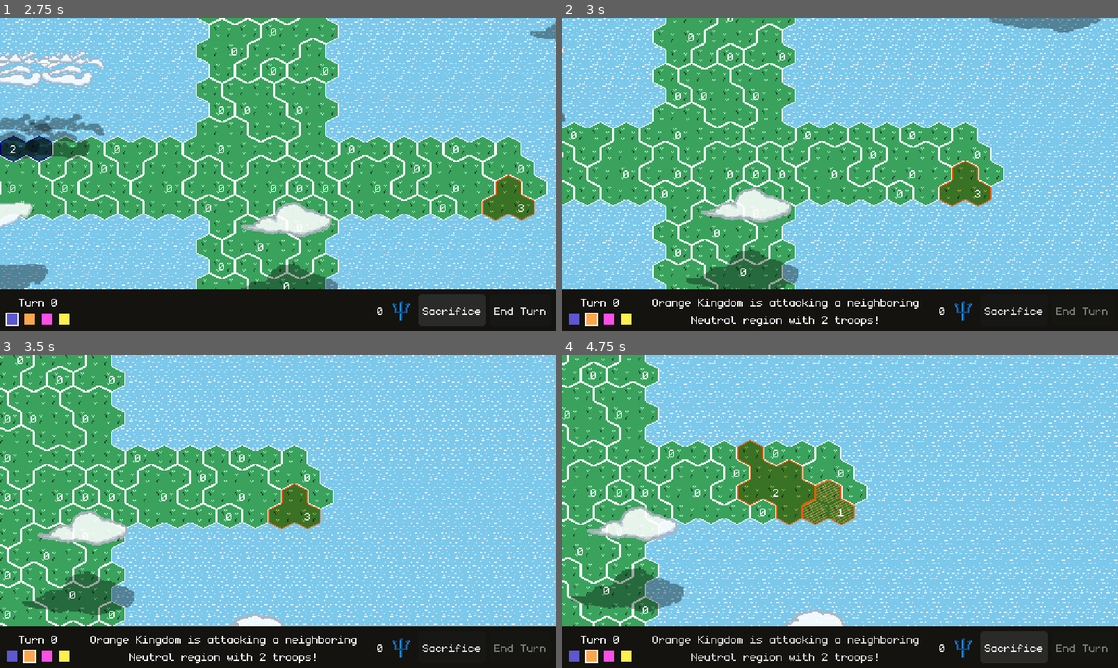
Above: before the commit, frames 1-4 (two rows, left to right).
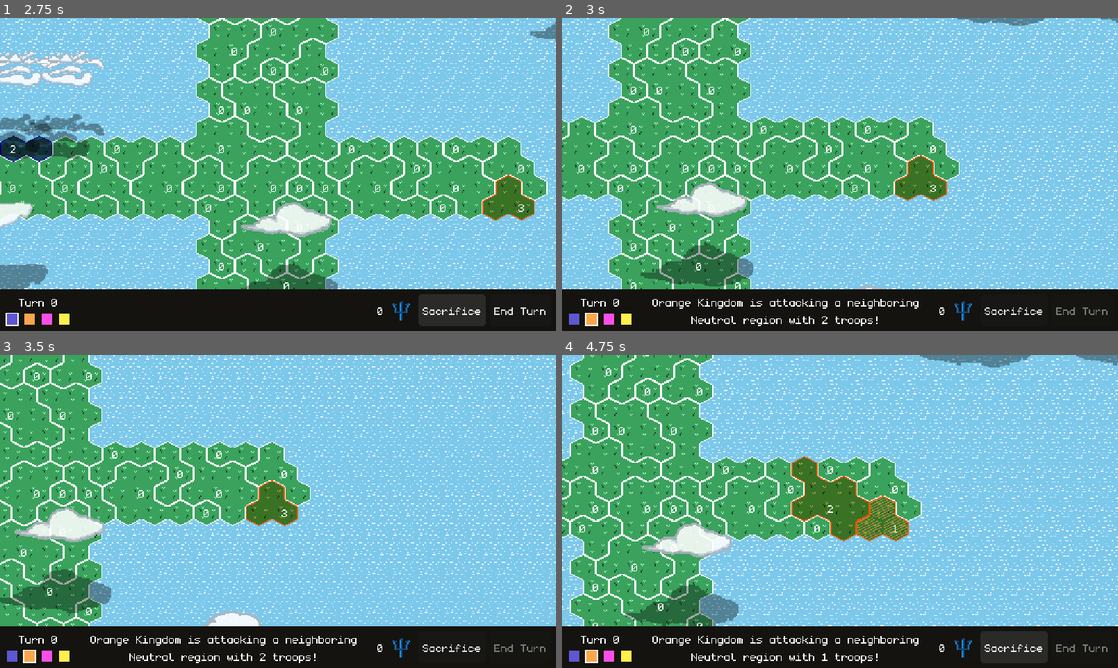
Above: after the commit, the same moments.

Repository: feored/LD54
Game: Godot game, scene res://scenes/main_menu.tscn
Two runs of this game, one before a commit and one after it. Both use one fixed random seed, a clock stepped at 60 frames per second and the inputs below.
Inputs:
- Up to frame 1 (2.75 s): click "Play Scenario" at 0.5 s; click "Play" at 1.25 s; click "Sacrifice" at 2 s
- Up to frame 2 (3 s): click "End Turn" at 2.75 s
- Up to frame 3 (3.5 s): no input
- Up to frame 4 (4.75 s): click "Sacrifice" at 3.5 s; click "Sacrifice" at 4.25 s

Frame 1 is identical in both runs. In frame 2, 31% of the frame differs, in the area x 0-100%, y 0-87%; in frame 3, 21%; in frame 4, 32%, in the area x 0-100%, y 0-99%.

Commit message:
fix camera speed for browser

Diff:
--- a/constants.gd
+++ b/constants.gd
@@ -42,7 +42,7 @@
 
 enum Highlight { Red, Green, None }
 
-const TURN_TIME = 0.2
+const TURN_TIME = 0.3
 const MENU_WAIT_TIME = 1
 
 const MIN_TEAMS = 2  ## including player
--- a/scenes/camera/Camera2D.gd
+++ b/scenes/camera/Camera2D.gd
@@ -1,7 +1,7 @@
 extends Camera2D
 
 const edge = 24
-const step = 2
+const step = 5
 
 const limit = 24*8
 
--- a/scenes/main.tscn
+++ b/scenes/main.tscn
@@ -63,7 +63,6 @@
 limit_right = 100000
 limit_bottom = 100000
 position_smoothing_enabled = true
-position_smoothing_speed = 3.0
 drag_left_margin = 0.9
 drag_top_margin = 0.9
 drag_right_margin = 0.9
